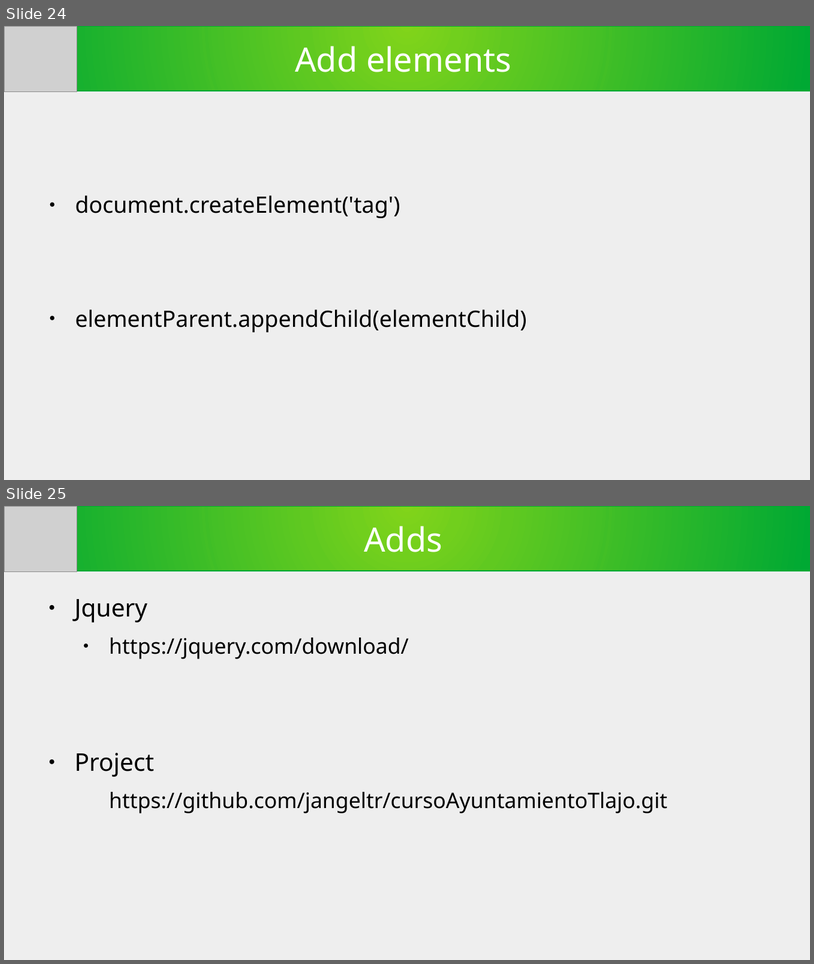
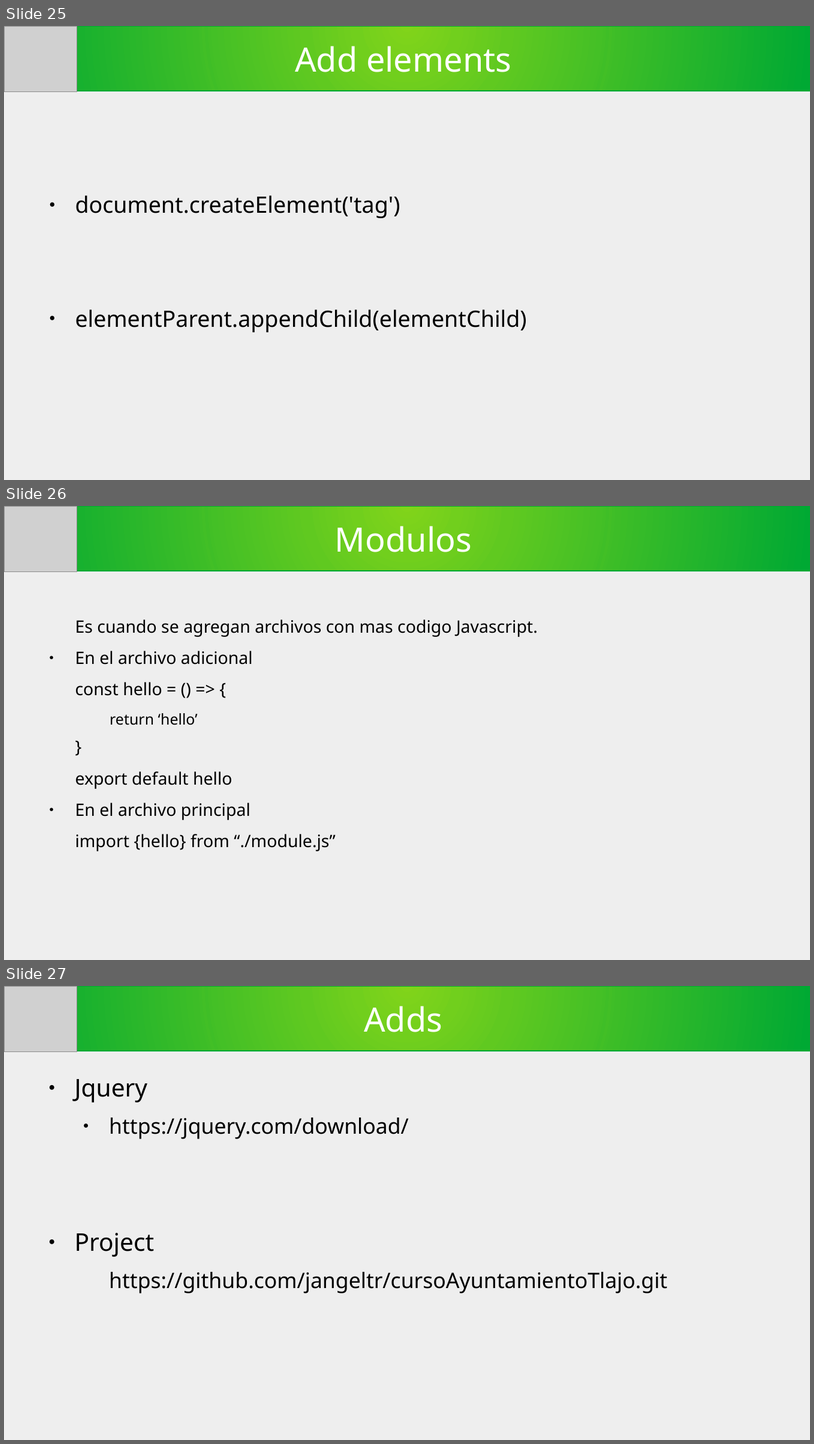
Before and after one commit to yugo-sixs/clasejavascrip, a slide deck: Curso de Javascript.odp. Shown one above the other, each under a label of ours: slides 24 and 25 before the commit, slides 25, 26 and 27 after it. The pictures are 814x964 and 814x1444 pixels, drawn with LibreOffice and Linux fonts; fonts in the diff are those of the drawing; grey boxes stand for pictures. Boxes give left, top, right and bottom in pixels: in the first picture for what was removed or moved away, otherwise in the second. Text is boxed around its words. In the diff, an @@ line names an element or a change of style, - is before the commit and + after.

Commit message:
actualizacion a los archivos .odt y .pdf

```diff
--- a/Curso de Javascript.odp
+++ b/Curso de Javascript.odp
@@ slide 26 added at (x1=4, y1=506, x2=810, y2=960), background #EEEEEE; not listed: 1 template element that a slide beside it also shows @@
@@ picture added at (x1=4, y1=506, x2=77, y2=572) @@
@@ title added at (x1=335, y1=526, x2=472, y2=552), 33 pt, text #FFFFFF @@
+Modulos
@@ text added at (x1=75, y1=619, x2=538, y2=851), 16.8 pt, text #000000 @@
+Es cuando se agregan archivos con mas codigo Javascript.
+● En el archivo adicional
+const hello = () => {
+  return ‘hello’
+}
+export default hello
+● En el archivo principal
+import {hello} from “./module.js”
@@ what was slide 24 is now slide 25 @@
@@ what was slide 25 is now slide 27 @@
```
Also in this commit, not shown: 2 slides changed, 1 other slide added, 1 other file.
